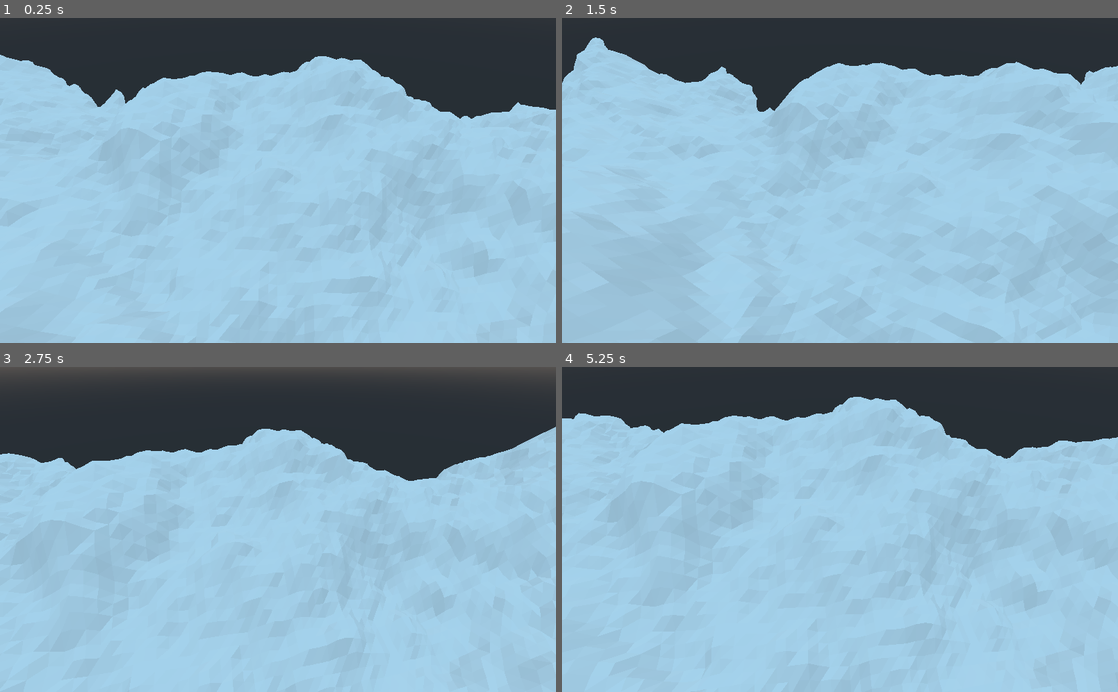
Above: before the commit, frames 1-4 (two rows, left to right).
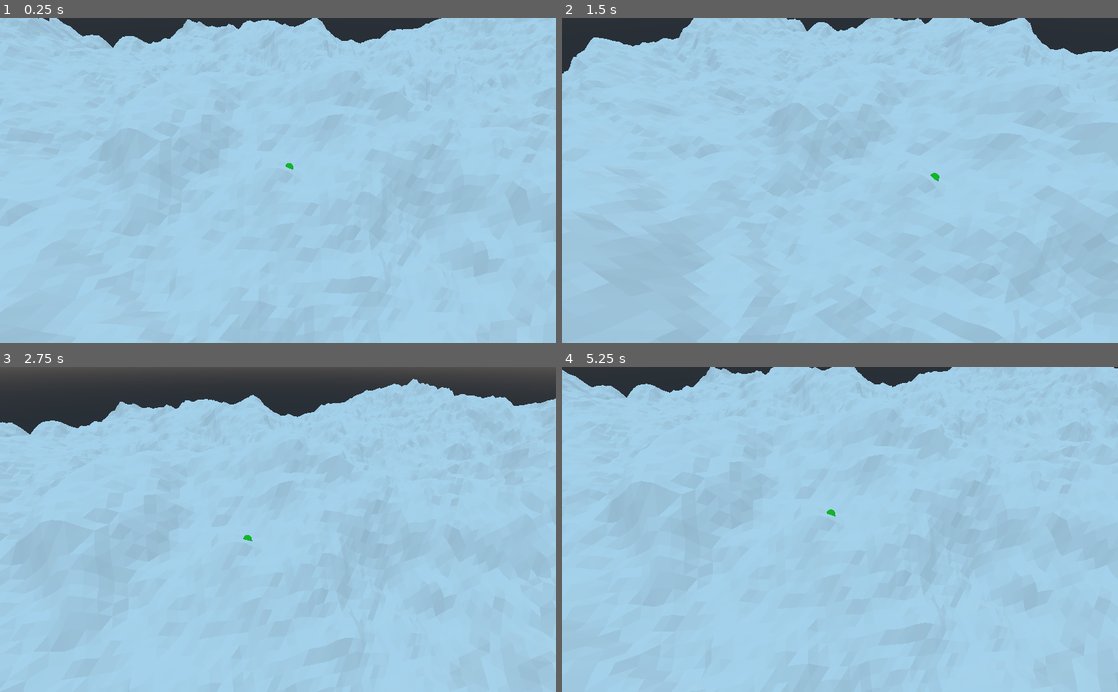
Above: after the commit, the same moments.

Repository: RadGade/world
Game: Godot game, scene res://World.tscn
The game is run twice, just before and just after one commit, with the same random seed, the same clock (stepped at 60 frames per second) and the same inputs.
Inputs (mouse positions are in pixels of both pictures, inside the frame that each line leads up to):
- Up to frame 1 (0.25 s): no input
- Up to frame 2 (1.5 s): tap Enter at 0.5 s; move the mouse to (867, 180) at 0.52 s; hold Up (ui_up) from 0.53 s (still down); click (867, 180) at 0.67 s; move the mouse to (812, 180) at 1.27 s
- Up to frame 3 (2.75 s): keep holding Up (ui_up); move the mouse to (289, 523) at 2.02 s
- Up to frame 4 (5.25 s): keep holding Up (ui_up); move the mouse to (834, 536) at 2.77 s; click (834, 536) at 2.92 s; move the mouse to (878, 532) at 3.52 s; move the mouse to (795, 526) at 4.27 s; move the mouse to (845, 529) at 5.02 s; click (845, 529) at 5.17 s

The runs differ from the first frame. In frame 1, 18% of the frame differs, in the area x 0-100%, y 0-47%; in frame 2, 13%; in frame 3, 15%; in frame 4, 16%.

Commit message:
added shader

Diff:
--- /dev/null
+++ b/World.shader
@@ -0,0 +1,32 @@
+shader_type spatial;
+render_mode blend_mix,depth_draw_opaque,cull_back,diffuse_burley,specular_schlick_ggx;
+uniform vec4 albedo : hint_color;
+uniform sampler2D texture_albedo : hint_albedo;
+uniform float specular;
+uniform float metallic;
+uniform float roughness : hint_range(0,1);
+uniform float point_size : hint_range(0,128);
+uniform vec3 uv1_scale;
+uniform vec3 uv1_offset;
+uniform vec3 uv2_scale;
+uniform vec3 uv2_offset;
+
+varying flat vec3 out_color;
+
+vec3 lerpColor()
+
+void vertex() {
+	UV=UV*uv1_scale.xy+uv1_offset.xy;
+}
+
+
+
+
+void fragment() {
+	vec2 base_uv = UV;
+	vec4 albedo_tex = texture(texture_albedo,base_uv);
+	ALBEDO = albedo.rgb * albedo_tex.rgb;
+	METALLIC = metallic;
+	ROUGHNESS = roughness;
+	SPECULAR = specular;
+}
--- a/World.tscn
+++ b/World.tscn
@@ -1,11 +1,62 @@
-[gd_scene load_steps=3 format=2]
+[gd_scene load_steps=6 format=2]
 
 [ext_resource path="res://World.gd" type="Script" id=1]
 [ext_resource path="res://Camera.gd" type="Script" id=2]
+
+[sub_resource type="CapsuleMesh" id=1]
+
+[sub_resource type="Shader" id=2]
+code = "shader_type spatial;
+render_mode blend_mix,depth_draw_opaque,cull_back,diffuse_burley,specular_schlick_ggx;
+uniform vec4 albedo : hint_color;
+uniform sampler2D texture_albedo : hint_albedo;
+uniform float specular;
+uniform float metallic;
+uniform float roughness : hint_range(0,1);
+uniform float point_size : hint_range(0,128);
+uniform vec3 uv1_scale;
+uniform vec3 uv1_offset;
+uniform vec3 uv2_scale;
+uniform vec3 uv2_offset;
+
+
+void vertex() {
+	UV=UV*uv1_scale.xy+uv1_offset.xy;
+}
+
+
+
+
+void fragment() {
+	vec2 base_uv = UV;
+	vec4 albedo_tex = texture(texture_albedo,base_uv);
+	ALBEDO = albedo.rgb * albedo_tex.rgb;
+	METALLIC = metallic;
+	ROUGHNESS = roughness;
+	SPECULAR = specular;
+}
+"
+
+[sub_resource type="ShaderMaterial" id=3]
+shader = SubResource( 2 )
+shader_param/albedo = Color( 0.0705882, 0.87451, 0.141176, 1 )
+shader_param/specular = 0.5
+shader_param/metallic = 0.0
+shader_param/roughness = 1.0
+shader_param/point_size = 1.0
+shader_param/uv1_scale = Vector3( 1, 1, 1 )
+shader_param/uv1_offset = Vector3( 0, 0, 0 )
+shader_param/uv2_scale = Vector3( 1, 1, 1 )
+shader_param/uv2_offset = Vector3( 0, 0, 0 )
 
 [node name="World" type="Spatial"]
 script = ExtResource( 1 )
 
 [node name="Camera" type="Camera" parent="."]
 transform = Transform( 1, 0, 0, 0, 0.743437, 0.668806, 0, -0.668806, 0.743437, -2.86698, 37.3011, 46.249 )
+far = 8192.0
 script = ExtResource( 2 )
+
+[node name="MeshInstance" type="MeshInstance" parent="."]
+mesh = SubResource( 1 )
+material/0 = SubResource( 3 )
Not shown, added: grass_triangle.obj.import
